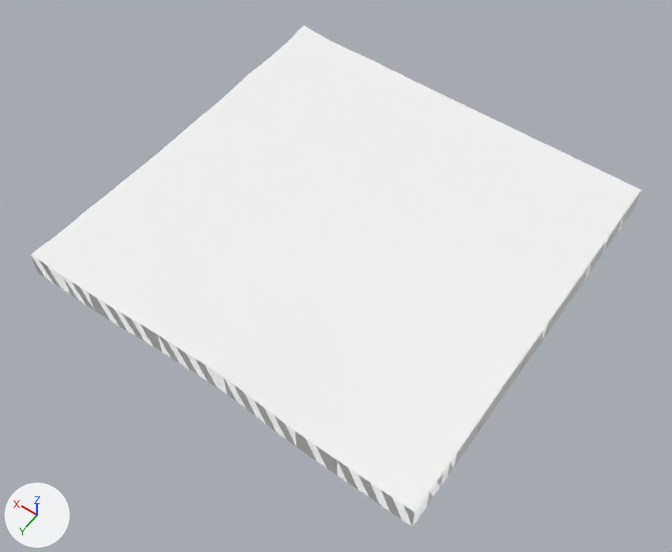
One commit to the glTF model public/tiles/3/0_1.glb: the scene before it, then after it.
Both versions are drawn from a 50 mm lens placed at (-608.0, -685.0, 3282.0), pointed at (970.0, -2894.0, -190.0). Arrows for +X, +Y and +Z are at lower left; the lights stay in place. The first picture is the older version. Where no turn or scale is listed for an object, it has been applied to the vertices.

The scene before the commit, as lines of its bpy script (objects in view):
```python
me_t3_0_1 = bpy.data.meshes.new('t3_0_1')
me_t3_0_1.from_pydata(...)  # 1841 vertices, 3520 faces; spans x -1024.0..1024.0, y -1024.0..1024.0, z -120.0..120.0
me_t3_0_1.materials.append(mat_far_terrain)  # white #ffffff
ob_t3_0_1 = bpy.data.objects.new('t3_0_1', me_t3_0_1)
ob_t3_0_1.location = (1024.0, -3072.0, -53.0)
```
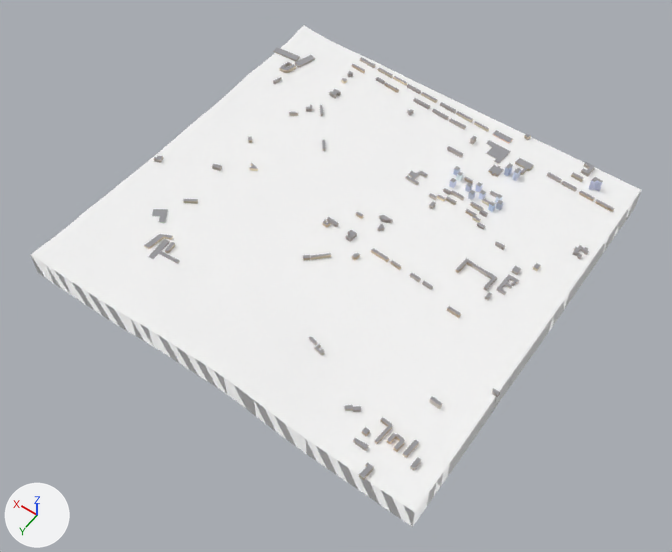
Where the newer file only moved an object's origin or applied its transform, the numbers keep the older frame.

Location of each change, [x1, y1, x2, y2] in pixels of the pictures (672 x 552 px):
part 1 of me_t3_0_1, added
    after: [144, 47, 614, 318]
part 2 of me_t3_0_1, added
    after: [309, 337, 500, 480]

Patch to the scene script:
```diff
--- a/public/tiles/3/0_1.glb.py
+++ b/public/tiles/3/0_1.glb.py
@@ mat_far_building @@
+mat_far_building = bpy.data.materials.new('far_building')
+mat_far_building.use_nodes = True; mat_far_building.node_tree.nodes.clear()
+_N = mat_far_building.node_tree.nodes; _L = mat_far_building.node_tree.links
+n0 = _N.new('ShaderNodeBsdfPrincipled'); n0.name = 'Principled BSDF'
+n0.inputs[1].default_value = 1.0  # 'Metallic'
+n0.inputs[2].default_value = 1.0  # 'Roughness'
+n1 = _N.new('ShaderNodeOutputMaterial'); n1.name = 'Material Output'
+n2 = _N.new('ShaderNodeVertexColor'); n2.name = 'Color Attribute'
+_L.new(n0.outputs[0], n1.inputs[0])  # 'BSDF' to 'Surface'
+_L.new(n2.outputs[0], n0.inputs[0])  # 'Color' to 'Base Color'
@@ me_t3_0_1 @@
 # used by ob_t3_0_1; location = (1024.0, -3072.0, -53.0)
-me_t3_0_1.from_pydata(...)  # 1841 vertices, 3520 faces; spans x -1024.0..1024.0, y -1024.0..1024.0, z -120.0..120.0
+me_t3_0_1.from_pydata(...)  # 3009 vertices, 5053 faces; spans x -1031.0..1038.0, y -1024.0..1033.0, z -120.0..120.0
+# me_t3_0_1 part 1: 1030 vertices added at x -991.0..1038.0, y -1014.0..712.0, z 18.0..85.0
+# me_t3_0_1 part 2: 138 vertices added at x -1031.0..-244.0, y 392.0..1033.0, z 21.0..62.0
 me_t3_0_1.materials.append(mat_far_terrain)
+me_t3_0_1.materials.append(mat_far_building)
```
